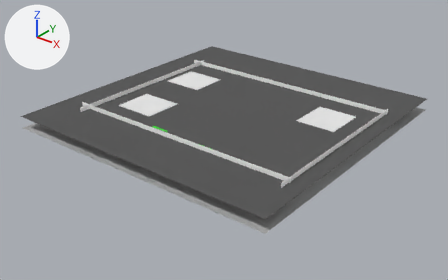
An edit to the glTF model fashionfetchquest/zalando.glb, drawn before and after from the same camera.
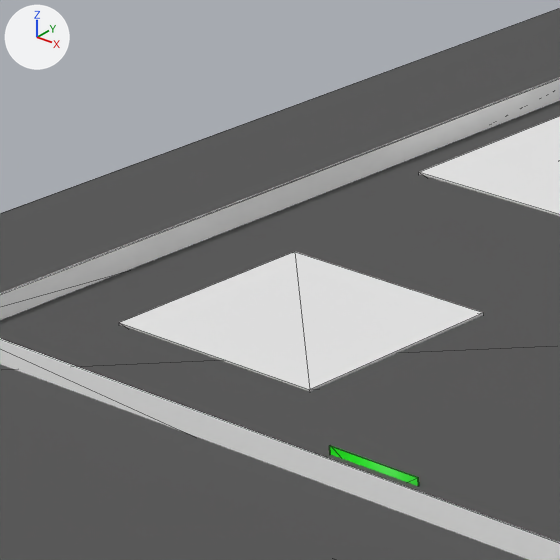
There are two pictures of each version: one whole from a 50 mm lens placed at (157.4, -214.7, 122.7), pointed at (-12.1, -2.9, -8.7), one close up on the part from 22% to 42% of the width and 19% to 51% of the height. Arrows for +X, +Y and +Z are at upper left; the lights stay in place. The close-ups show mesh edges as thin lines. Where no turn or scale is listed for an object, it has been applied to the vertices.

Before the edit, the objects in view are built like this:
```python
me_cube_019 = bpy.data.meshes.new('Cube.019')
me_cube_019.from_pydata(...)  # a box spanning x -9.7..9.7, y -10.6..10.6, z -3.0..3.0
me_cube_019.materials.append(mat_material)  # white #e7e7e7
me_cube_028 = bpy.data.meshes.new('Cube.028')
me_cube_028.from_pydata(...)  # a box spanning x -60.0..60.0, y 48.6..48.8, z 0.0..8.0
me_cube_028.materials.append(mat_wall)  # white #ffffff
me_cube_029 = bpy.data.meshes.new('Cube.029')
me_cube_029.from_pydata(...)  # a box spanning x 48.6..48.8, y -45.0..45.0, z 0.0..8.0
me_cube_029.materials.append(mat_wall)  # white #ffffff
ob_roomblock_002 = bpy.data.objects.new('Roomblock.002', me_cube_019)
ob_roomblock_002.location = (-46.76, -18.8, 3.03)
ob_roomblock_002.rotation_euler = (0.0, 0.0, -1.571)  # degrees (0, 0, -90)
ob_wall_002 = bpy.data.objects.new('Wall.002', me_cube_028)
ob_wall_002.location = (-10.43, -88.39, 0.0)
ob_wall_003 = bpy.data.objects.new('Wall.003', me_cube_029)
ob_wall_003.location = (-114.23, 0.0, 0.0)
# also in view: 'Greenscreen' at (-22.5, -32.9, 3.3); 'Roomblock.001' at (-51.7, 20.8, 3.0); 'Ceiling' at (-13.4, 3.9, 5.9)
```
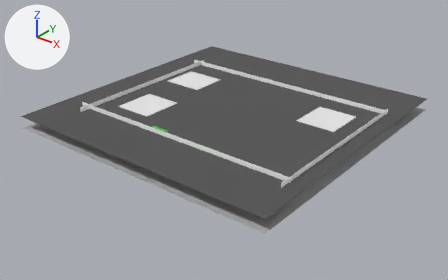
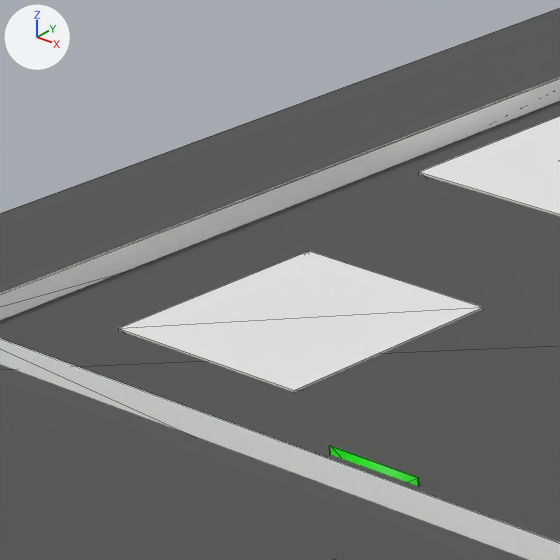
What differs and where, as boxes [x1, y1, x2, y2] in the close-ups (560 x 560 px):
'Roomblock.002', turned
    before: [119, 252, 484, 391]
    after: [119, 251, 483, 392]

What changed in the scene script:
```text
Change ob_roomblock_002:
    ob_roomblock_002.rotation_euler: (0.0, 0.0, -1.571) -> (0.0, 0.0, 0.0)  # degrees (0, 0, -90) -> degrees (0, 0, 0)
```
